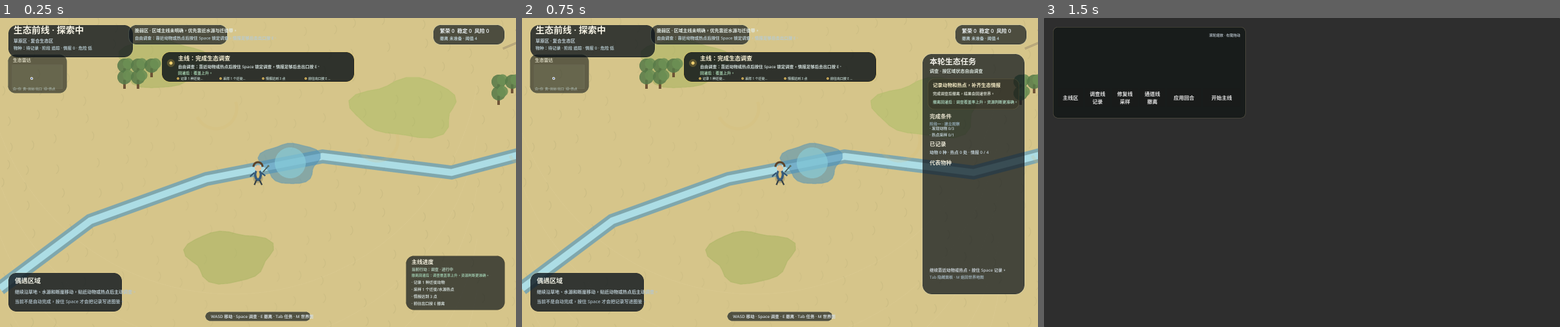
Above: before the commit, frames 1-3 (left to right).
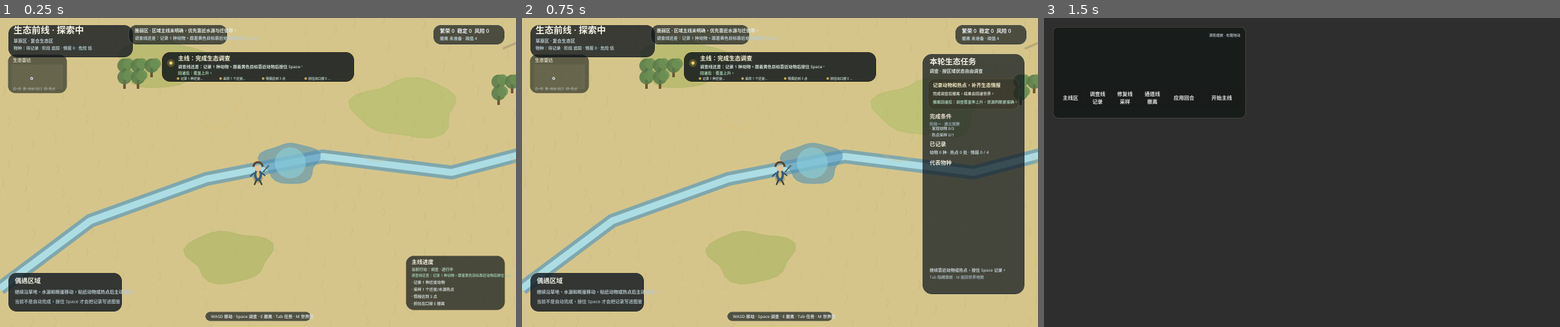
Above: after the commit, the same moments.

Repository: XingchenYu/eco-world
Game: Godot game, scene res://scenes/savanna_explorer.tscn
Same seed, same stepped clock (60 frames per second), same inputs: the game is played once before the commit and once after it. This scene is started directly instead of the project's main scene.
Inputs (mouse positions are in pixels of both pictures, inside the frame that each line leads up to):
- Up to frame 1 (0.25 s): no input
- Up to frame 2 (0.75 s): tap Enter at 0.5 s; move the mouse to (893, 157) at 0.52 s; hold Right (ui_right) from 0.53 s (still down); tap Tab at 0.6 s; click (893, 157) at 0.67 s
- Up to frame 3 (1.5 s): tap Space at 0.77, 1.07, 1.25 s; move the mouse to (1198, 187) at 1.27 s; release Right (ui_right) at 1.28 s; hold Down (ui_down) from 1.28 s (still down); tap M at 1.35 s

The runs differ from the first frame. In frame 1, 0.6% of the frame differs, in the area x 26-100%, y 5-84%; in frame 2, 0.5%; in frame 3, nothing differs.

Commit message:
Clarify 2D expedition missing steps

Diff:
--- a/godot/scripts/savanna_explorer.gd
+++ b/godot/scripts/savanna_explorer.gd
@@ -202,6 +202,7 @@
 var nearby_threat_level := 0.0
 var expedition_phase := "追踪"
 var extraction_ready := false
+var world_task_completion_notified := false
 var species_intel_score := 0
 var hotspot_intel_score := 0
 var specialization_chain_bonus_claimed := false
@@ -380,6 +381,7 @@
 	nearby_threat_level = 0.0
 	expedition_phase = "追踪"
 	extraction_ready = false
+	world_task_completion_notified = false
 	species_intel_score = 0
 	hotspot_intel_score = 0
 	specialization_chain_bonus_claimed = false
@@ -1900,6 +1902,14 @@
 	var world_action := str(world_task.get("action", ""))
 	var world_task_ready := world_action != "通道" and _world_task_completed({})
 	extraction_ready = world_task_ready or _expedition_intel_points() >= _required_extraction_intel() or (completed_task_ids.size() >= 1 and discovered_species_ids.size() >= 2 and _required_extraction_intel() <= 4)
+	if world_task_ready and not world_task_completion_notified:
+		world_task_completion_notified = true
+		_show_reward_feedback(
+			"主线目标完成",
+			_world_task_progress_label(world_action),
+			"现在前往出口按 E，回世界图点击回灌报告。",
+			Color8(238, 204, 112)
+		)
 	expedition_phase = _current_expedition_phase()
 
 
@@ -4662,6 +4672,9 @@
 func _mainline_current_instruction() -> String:
 	if not current_exit_zone.is_empty() and (extraction_ready or str(world_task.get("action", "")) == "通道"):
 		return "按 E 撤离，把这轮报告带回世界图。"
+	var missing_step := _world_task_missing_step()
+	if missing_step != "" and not extraction_ready:
+		return missing_step
 	if not current_encounter.is_empty() and not discovered_species_ids.has(str(current_encounter.get("species_id", ""))):
 		return "按住 Space 锁定并记录这只动物；完成后会增加生态情报。"
 	if not current_hotspot.is_empty() and not completed_task_ids.has("task_" + str(current_hotspot.get("hotspot_id", ""))):
@@ -4678,6 +4691,32 @@
 			"exit":
 				return "跟着黄色目标前往出口，距离约 %dm，到达后按 E 撤离。" % distance
 	return "自由调查：靠近动物或热点后按住 Space 锁定调查，情报足够后去出口按 E。"
+
+
+func _world_task_missing_step() -> String:
+	var action := str(world_task.get("action", "调查"))
+	if action == "通道":
+		var target_zone := _objective_exit_target()
+		if target_zone.is_empty():
+			return "当前没有可用通道出口，先记录动物或采样热点，回灌后解锁连接。"
+		if current_exit_zone.is_empty() or str(current_exit_zone.get("id", "")) != str(target_zone.get("id", "")):
+			return "通道线目标：跟着黄色目标去 %s，到达后按 E 撤离。" % str(target_zone.get("label", "通道出口"))
+		return ""
+	if action == "修复":
+		if completed_task_ids.size() < 1:
+			return "修复线还差：采样 1 个生态热点。跟着黄色目标到热点后按住 Space。"
+		var repair_goal := _world_task_intel_goal(action)
+		if _expedition_intel_points() < repair_goal:
+			return "修复线还差：情报 %d/%d。继续记录动物或采样热点。" % [_expedition_intel_points(), repair_goal]
+		return ""
+	if discovered_species_ids.size() < 1:
+		return "调查线还差：记录 1 种动物。跟着黄色目标靠近动物后按住 Space。"
+	if completed_task_ids.size() < 1:
+		return "调查线还差：采样 1 个热点。跟着黄色目标到热点后按住 Space。"
+	var survey_goal := _world_task_intel_goal(action)
+	if _expedition_intel_points() < survey_goal:
+		return "调查线还差：情报 %d/%d。继续记录或采样。" % [_expedition_intel_points(), survey_goal]
+	return ""
 
 
 func _mainline_rows() -> Array:
@@ -5195,7 +5234,9 @@
 	var task_done := _world_task_completed(current_exit_zone)
 	_draw_text(rect.position + Vector2(18, 26), "主线进度", 17, Color8(244, 240, 222))
 	_draw_text(rect.position + Vector2(18, 48), "当前行动：%s · %s" % [action, ("可撤离" if task_done or extraction_ready else "进行中")], 12, Color8(177, 205, 188))
-	_draw_text(rect.position + Vector2(18, 66), _short_explorer_text(_world_task_backend_effect(action), 30), 11, Color8(154, 196, 168))
+	var missing_step := _world_task_missing_step()
+	var helper_line := missing_step if missing_step != "" else _world_task_backend_effect(action)
+	_draw_text(rect.position + Vector2(18, 66), _short_explorer_text(helper_line, 32), 11, Color8(154, 196, 168))
 	var objectives := _mainline_rows()
 	var y := rect.position.y + 88.0
 	var shown := 0
Not shown, changed: docs/CHANGELOG.md
